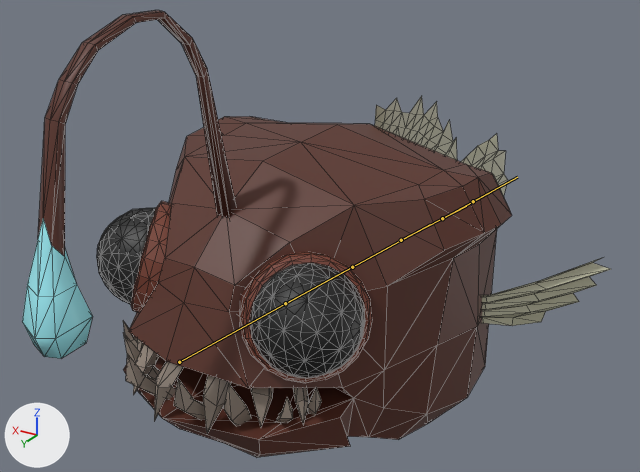
One commit to the glTF model static/models/anglerFish.glb: the scene before it, then after it.
Before and after are seen from a 50 mm camera at (0.47, -7.87, -46.2) aimed at (2.42, -11.13, -47.83). Lighting does not change. The marker at lower left points along +X, +Y and +Z. The bones that bend it are drawn over the model as lines. Mesh edges are drawn as thin lines.

Names of what the first picture shows: 'Anglerfish'.
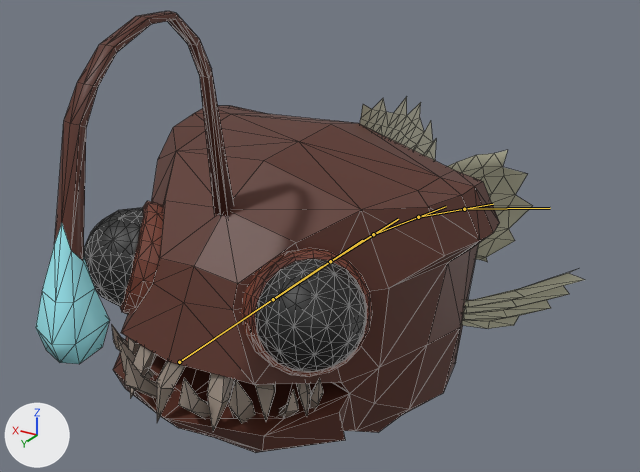
The newer file adds an action. The first version stands in its rest pose; the second is drawn at frame 19 of the action 'anglerFishSwimming'.

Boxes (x1, y1, x2, y2) around the edits, measured in the pictures (640 x 472 px):
'Anglerfish', posed (7% narrower): before (22, 10, 610, 457); after (36, 11, 584, 453)
bone 'Main1', root to tip: before (179, 362) to (343, 272); after (179, 362) to (322, 266)
bone 'Main2', root to tip: before (285, 303) to (391, 246); after (273, 299) to (363, 240)
bone 'Main3', root to tip: before (352, 267) to (430, 224); after (330, 261) to (398, 219)
bone 'Main4', root to tip: before (401, 240) to (466, 206); after (373, 234) to (446, 206)
bone 'Main5', root to tip: before (442, 218) to (491, 191); after (418, 217) to (493, 204)
bone 'Main6', root to tip: before (473, 201) to (517, 177); after (464, 209) to (550, 208)

The edits, one by one:
Bone 'Main1' (bone_main1) turns from (0, 0, 0) to (0, 0, 7) degrees about its own x, y and z.
Bone 'Main2' (bone_main2) turns from (0, 0, 0) to (-1, 6, 0) degrees about its own x, y and z.
Bone 'Main3' (bone_main3) turns from (0, 0, 0) to (0, 0, -1) degrees about its own x, y and z.
Bone 'Main4' (bone_main4) turns from (0, 0, 0) to (0, 0, -9) degrees about its own x, y and z.
Bone 'Main5' (bone_main5) turns from (0, 0, 0) to (0, 0, -16) degrees about its own x, y and z.
Bone 'Main6' (bone_main6) turns from (0, 0, 0) to (0, 0, -17) degrees about its own x, y and z.
